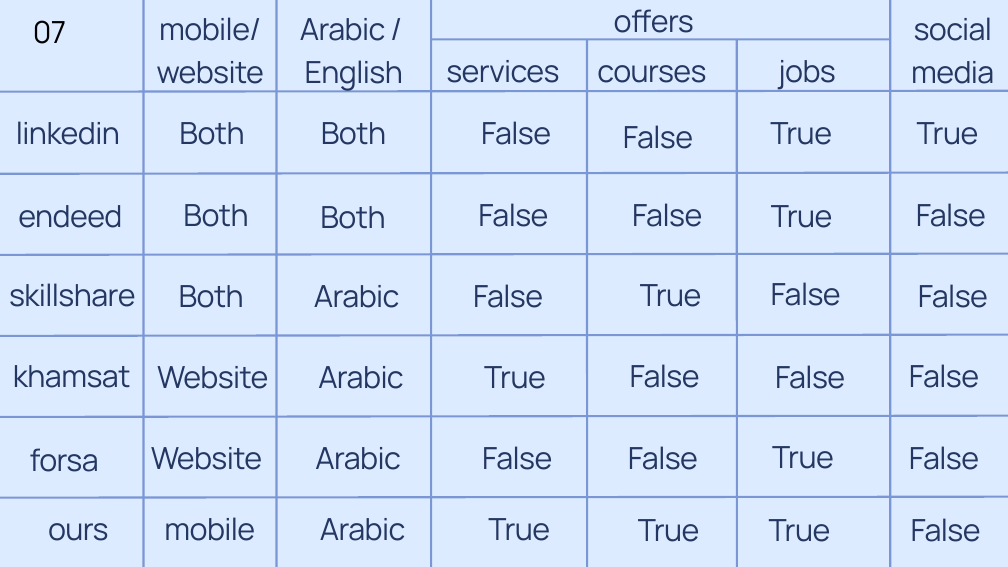
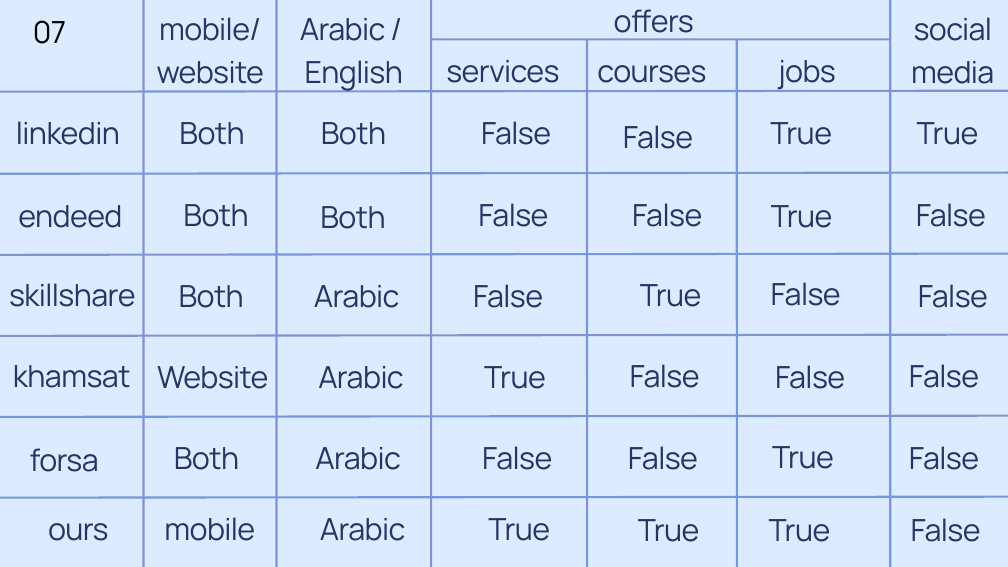
Before and after one commit to tayma-munzer/junior-project, a slide deck: slide 8 of Freelancing and employing platform 2.pptx. Drawn at 1008x567 pixels with LibreOffice and Linux fonts; fonts in the diff are those of the drawing. Boxes give left, top, right and bottom in pixels: in the first picture for what was removed or moved away, otherwise in the second. Text is boxed around its words. In the diff, an @@ line names an element or a change of style, - is before the commit and + after.

```diff
--- a/Freelancing and employing platform 2.pptx
+++ b/Freelancing and employing platform 2.pptx
@@ text at bbox=[174, 447, 239, 470]: text changed @@
-Website
+Both
```
Also in this commit, not shown: 1 other file.
